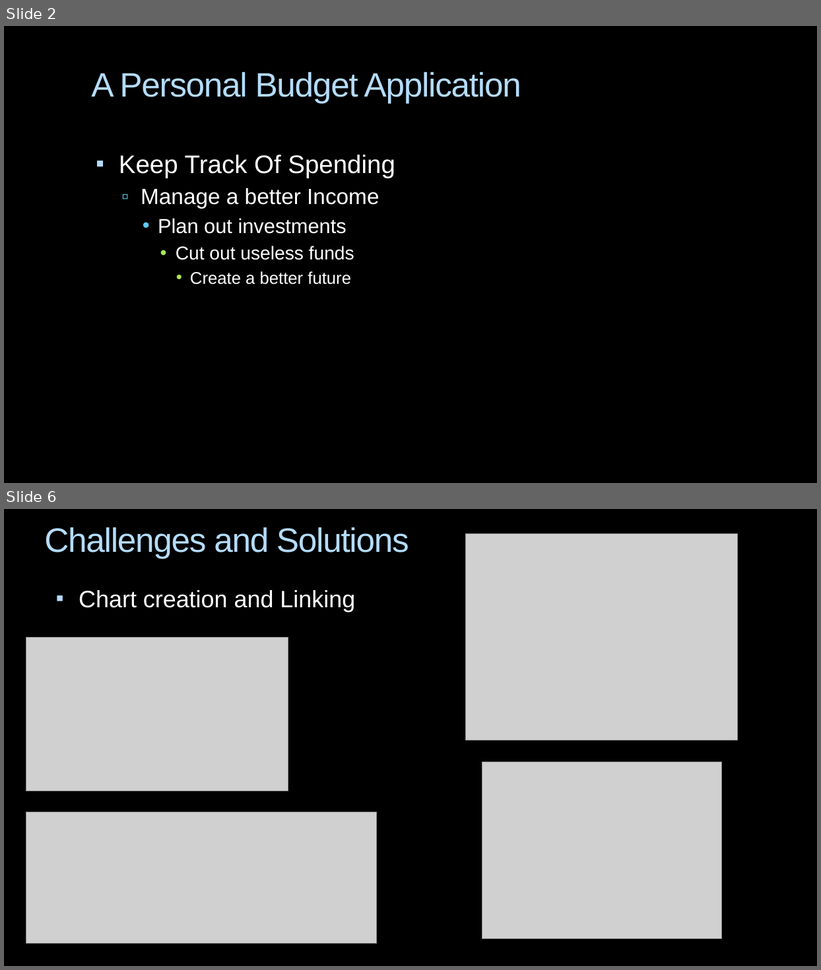
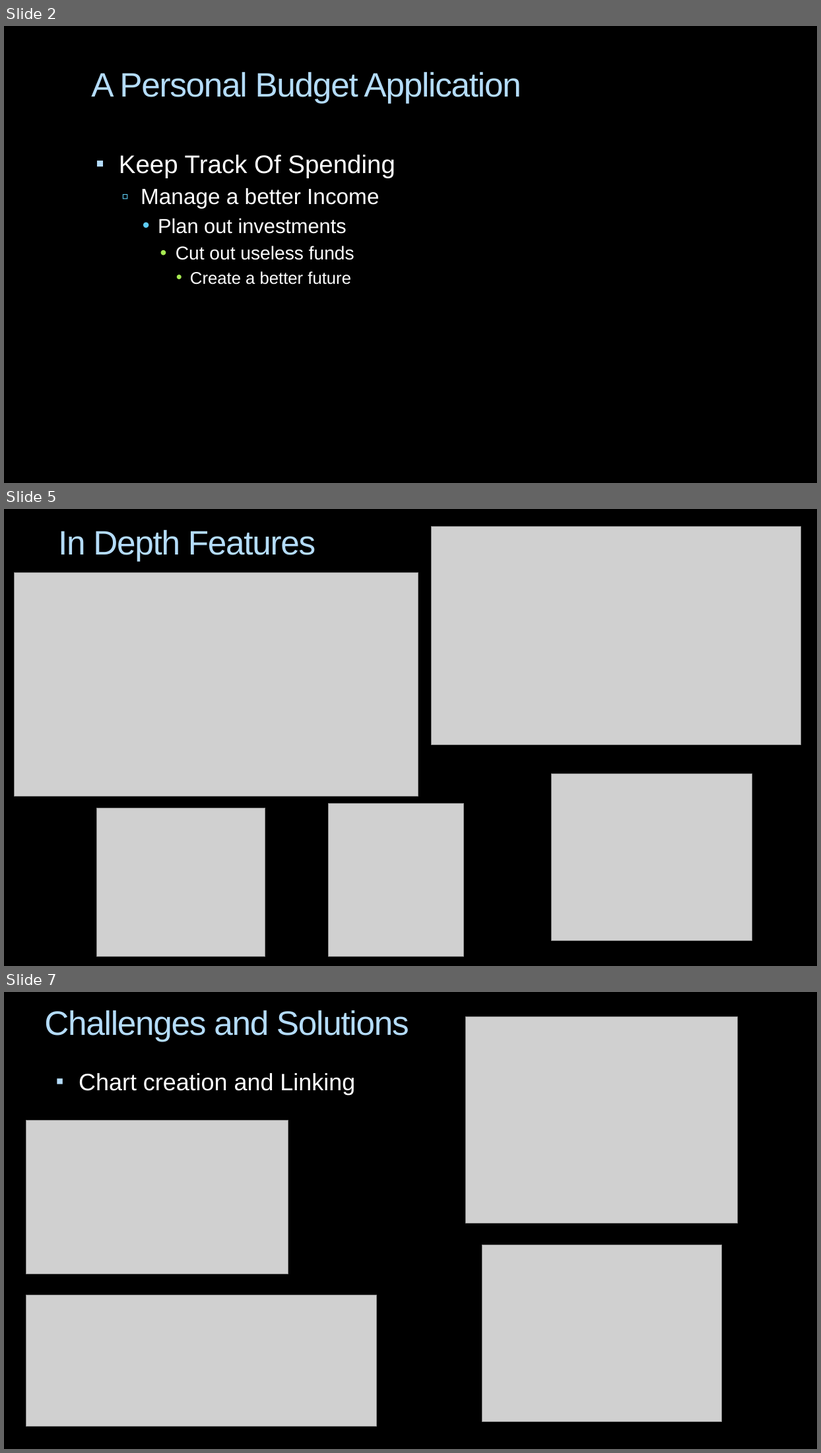
Before and after one commit to gp177/BudgetApp, a slide deck: BudgetApp_Presentation.pptx. Shown one above the other, each under a label of ours: slides 2 and 6 before the commit, slides 2, 5 and 7 after it; the slides between them are not shown. The pictures are 821x970 and 821x1453 pixels, drawn with LibreOffice and Linux fonts; fonts in the diff are those of the drawing; grey boxes stand for pictures; background and template pictures are left out. Boxes give left, top, right and bottom in pixels: in the first picture for what was removed or moved away, otherwise in the second. Text is boxed around its words. In the diff, an @@ line names an element or a change of style, - is before the commit and + after.

```diff
--- a/BudgetApp_Presentation.pptx
+++ b/BudgetApp_Presentation.pptx
@@ slide 5 added at box(4, 509, 817, 966), background picture (left out) @@
@@ picture added at box(432, 527, 801, 745) @@
@@ title added at box(58, 529, 316, 561), 40 pt, text #B4DCFA @@
+In Depth Features
@@ picture added at box(15, 572, 418, 797) @@
@@ picture added at box(551, 774, 752, 941) @@
@@ picture added at box(329, 803, 464, 956) @@
@@ picture added at box(97, 808, 265, 956) @@
@@ what was slide 6 is now slide 7 @@
```
Also in this commit, not shown: 2 slides changed, 3 other files.
